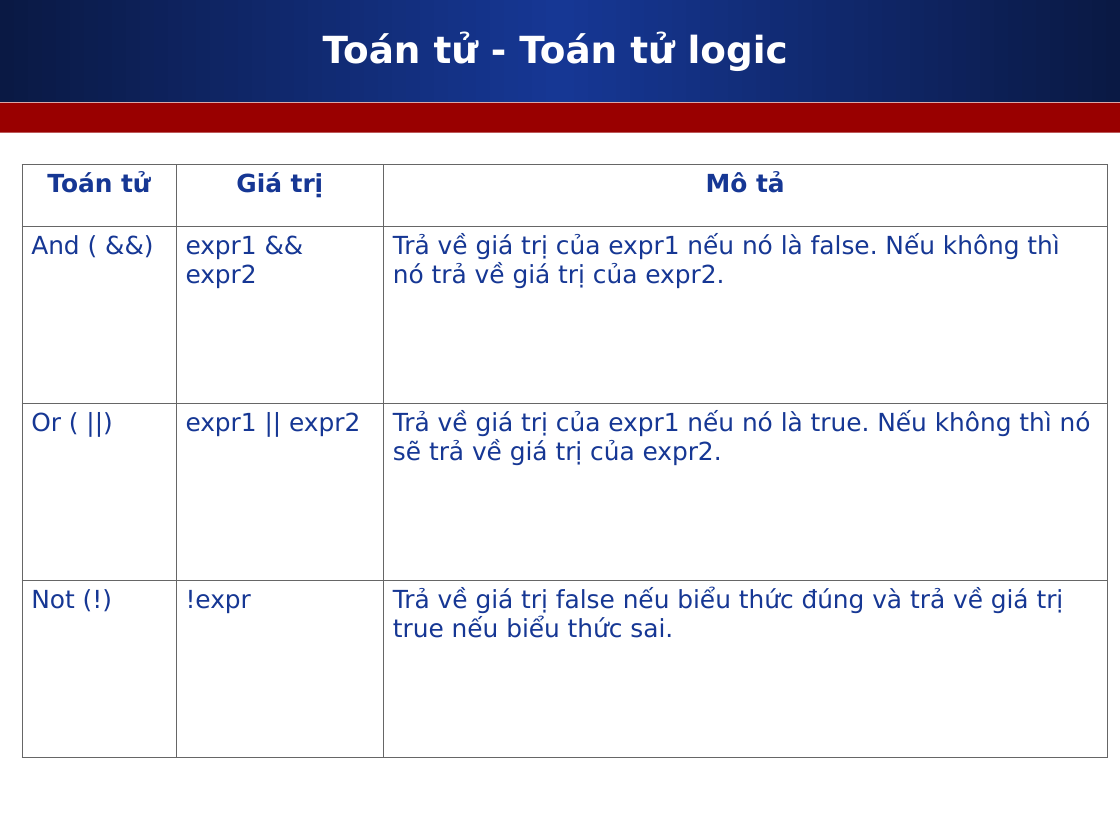
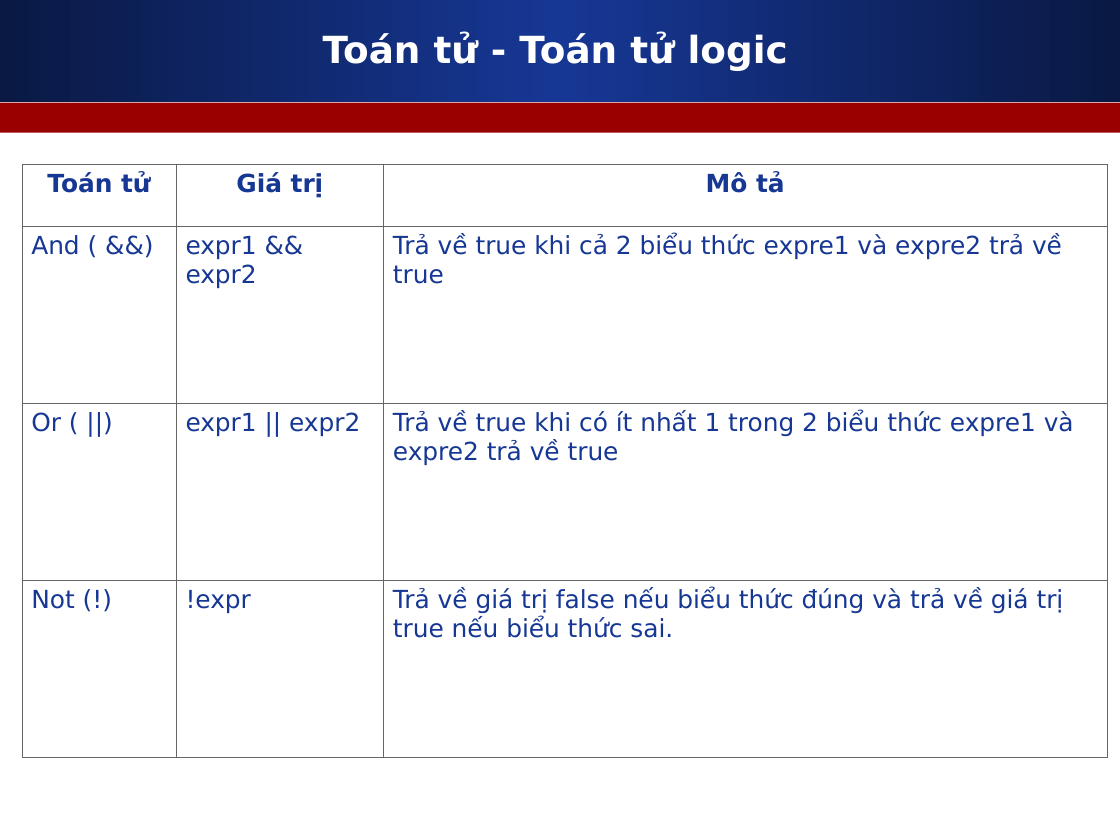
Before and after one commit to melng124/php39_devpro, a slide deck: slide 5 of Day07_Javascript_Condition_Loop/Slide_bai_giang/Javascript_can_ban_phan_2.ppt. Drawn at 1120x840 pixels with LibreOffice and Linux fonts; fonts in the diff are those of the drawing. Boxes give left, top, right and bottom in pixels: in the first picture for what was removed or moved away, otherwise in the second. Text is boxed around its words. In the diff, an @@ line names an element or a change of style, - is before the commit and + after.

```diff
--- a/Day07_Javascript_Condition_Loop/Slide_bai_giang/Javascript_can_ban_phan_2.ppt
+++ b/Day07_Javascript_Condition_Loop/Slide_bai_giang/Javascript_can_ban_phan_2.ppt
@@ table at bbox=[22, 165, 1108, 758] @@
-row 2, column 3: Trả về giá trị của expr1 nếu nó là false. Nếu không thì nó trả về giá trị của expr2.
+row 2, column 3: Trả về true khi cả 2 biểu thức expre1 và expre2 trả về true
-row 3, column 3: Trả về giá trị của expr1 nếu nó là true. Nếu không thì nó sẽ trả về giá trị của expr2.
+row 3, column 3: Trả về true khi có ít nhất 1 trong 2 biểu thức expre1 và expre2 trả về true
```
Also in this commit, not shown: 2 other files.
